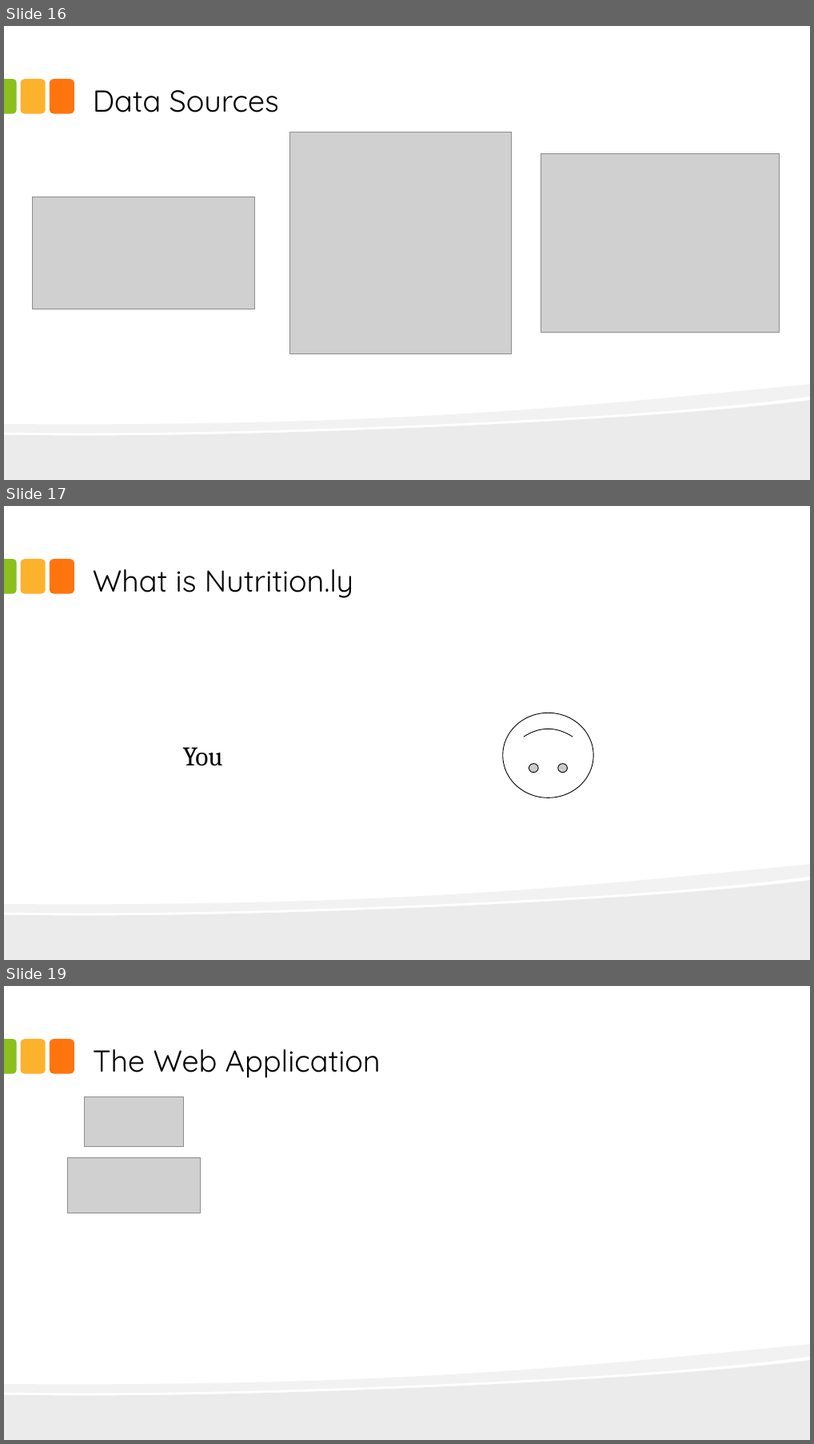
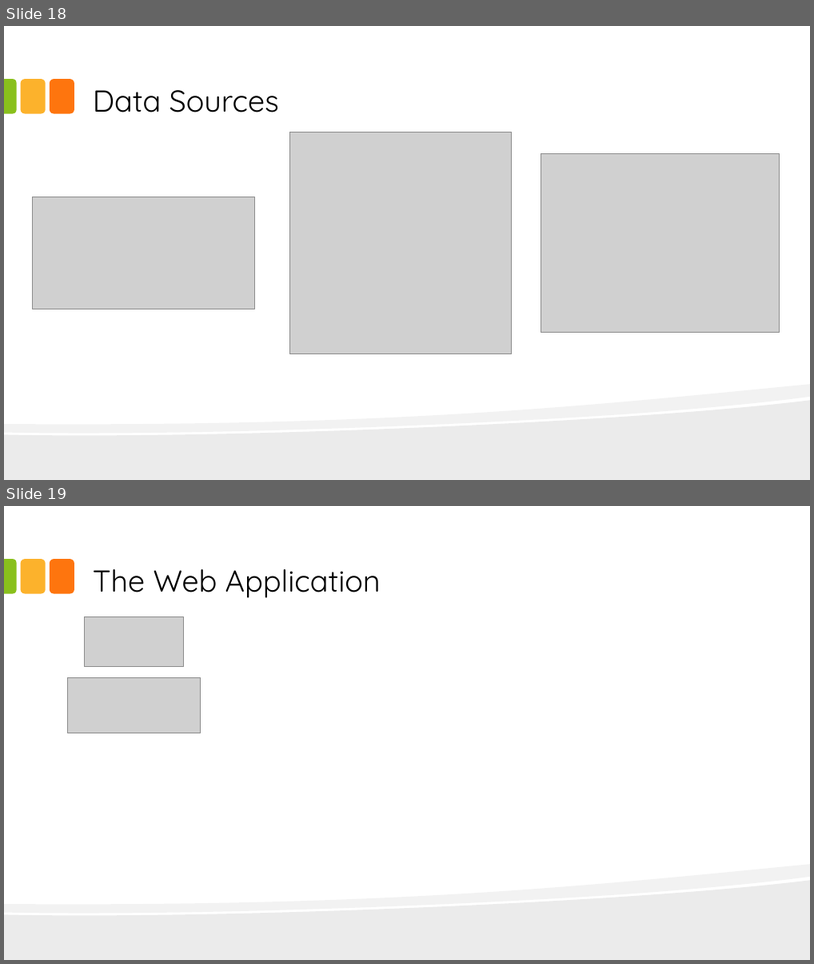
Before and after one commit to quintenrivers/Nutrition.ly, a slide deck: presentation/demo.pptx. Shown one above the other, each under a label of ours: slides 16, 17 and 19 before the commit, slides 18 and 19 after it; the slides between them are not shown. The pictures are 814x1444 and 814x964 pixels, drawn with LibreOffice and Linux fonts; fonts in the diff are those of the drawing; grey boxes stand for pictures. Boxes give left, top, right and bottom in pixels: in the first picture for what was removed or moved away, otherwise in the second. Text is boxed around its words. In the diff, an @@ line names an element or a change of style, - is before the commit and + after.

```diff
--- a/presentation/demo.pptx
+++ b/presentation/demo.pptx
@@ slide 17 removed at (4, 506, 810, 960), background #FFFFFF; not listed: 5 template elements that a slide beside it also shows @@
@@ title removed at (93, 569, 354, 598) @@
-What is Nutrition.ly
@@ smiley face removed at (503, 713, 594, 797) @@
@@ text removed at (183, 747, 223, 766) @@
-You
@@ what was slide 16 is now slide 18 @@
```
Also in this commit, not shown: 1 slide changed, 5 slides added, 2 other slides removed.
